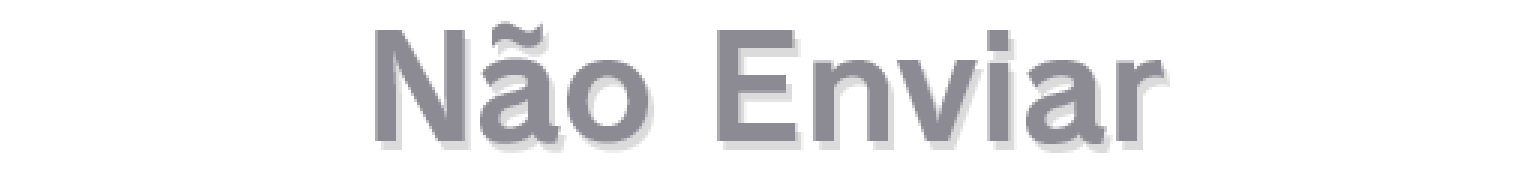
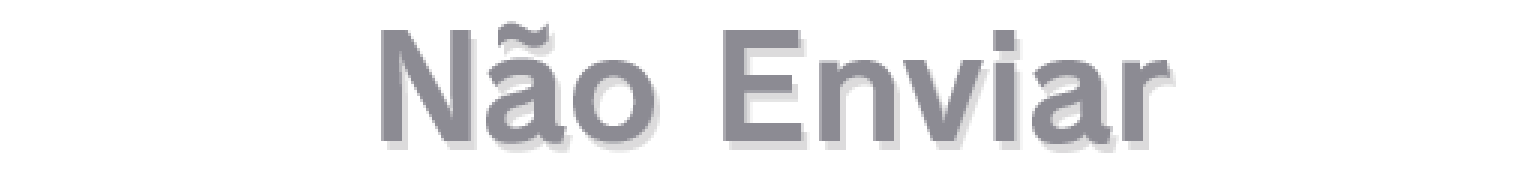
Layers edited between the first and the second w=1536, h=180 image:
added layer "Não Enviar Fix" above "Não Enviar" over [381, 21, 1170, 144]
hid "Não Enviar" over [375, 21, 1164, 144]
